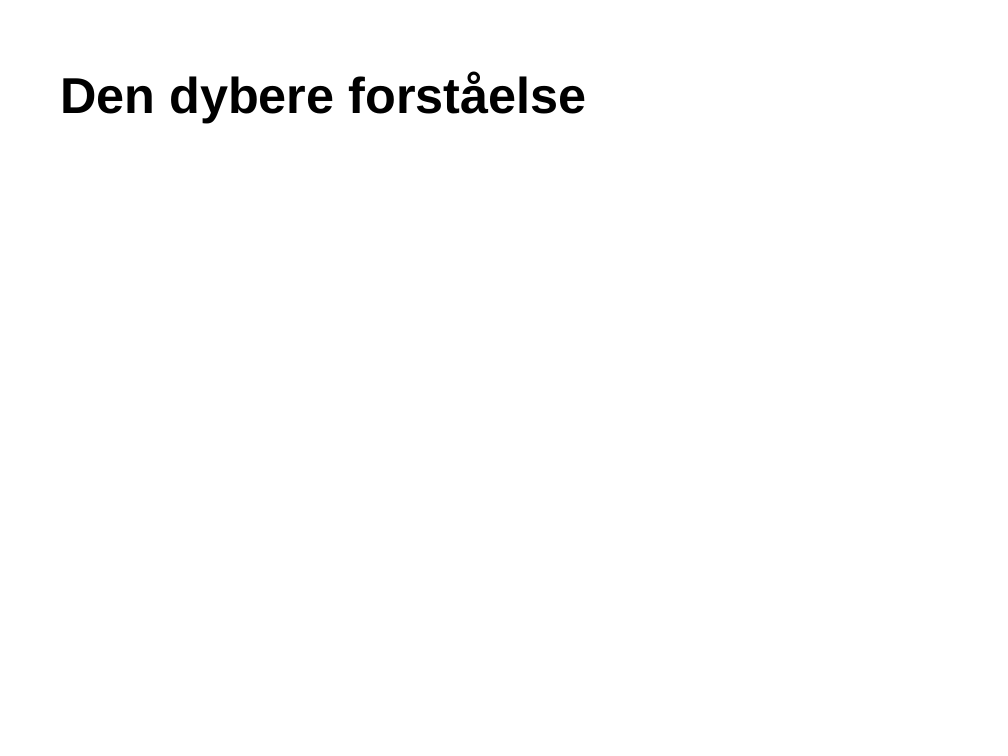
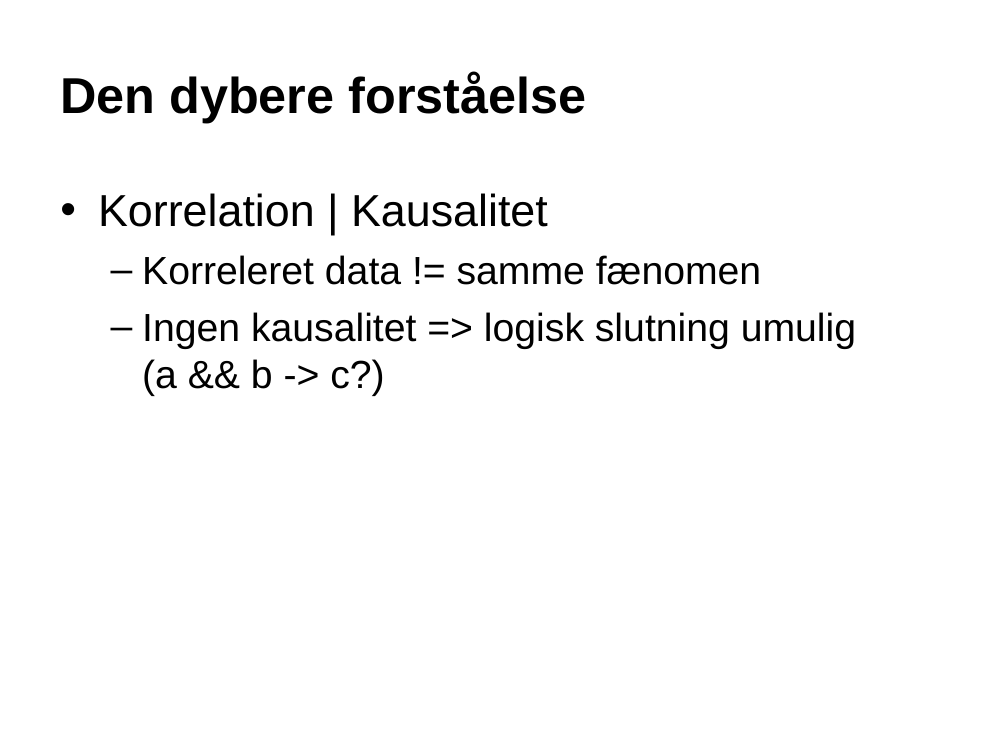
Before and after one commit to pspeder/DatVid-Assignments, a slide deck: slide 5 of week2/oplæg/Presentation1.ppt. Drawn at 1008x756 pixels with LibreOffice and Linux fonts; fonts in the diff are those of the drawing; background and template pictures are left out. Boxes give left, top, right and bottom in pixels: in the first picture for what was removed or moved away, otherwise in the second. Text is boxed around its words. In the diff, an @@ line names an element or a change of style, - is before the commit and + after.

```diff
--- a/week2/oplæg/Presentation1.ppt
+++ b/week2/oplæg/Presentation1.ppt
@@ text added at (98,193,856,396), 28 pt, text #000000 @@
+• Korrelation | Kausalitet
+  – Korreleret data != samme fænomen
+  – Ingen kausalitet => logisk slutning umulig
+    (a && b -> c?)
```
Also in this commit, not shown: 2 other slides changed, 4 slides added.
